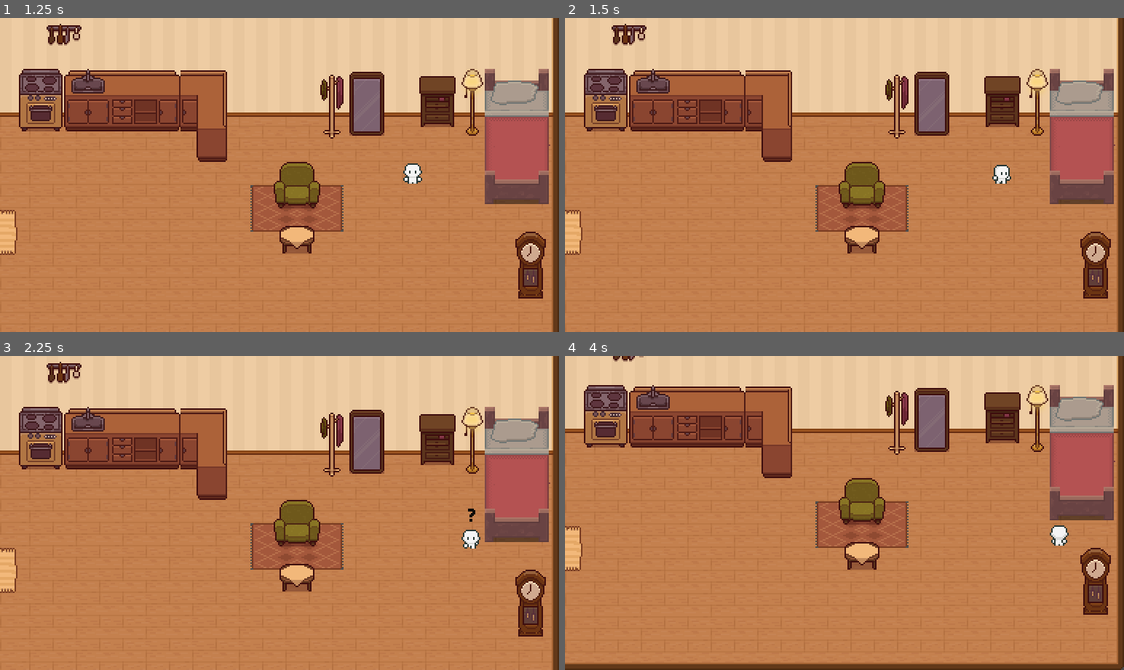
Above: before the commit, frames 1-4 (two rows, left to right).
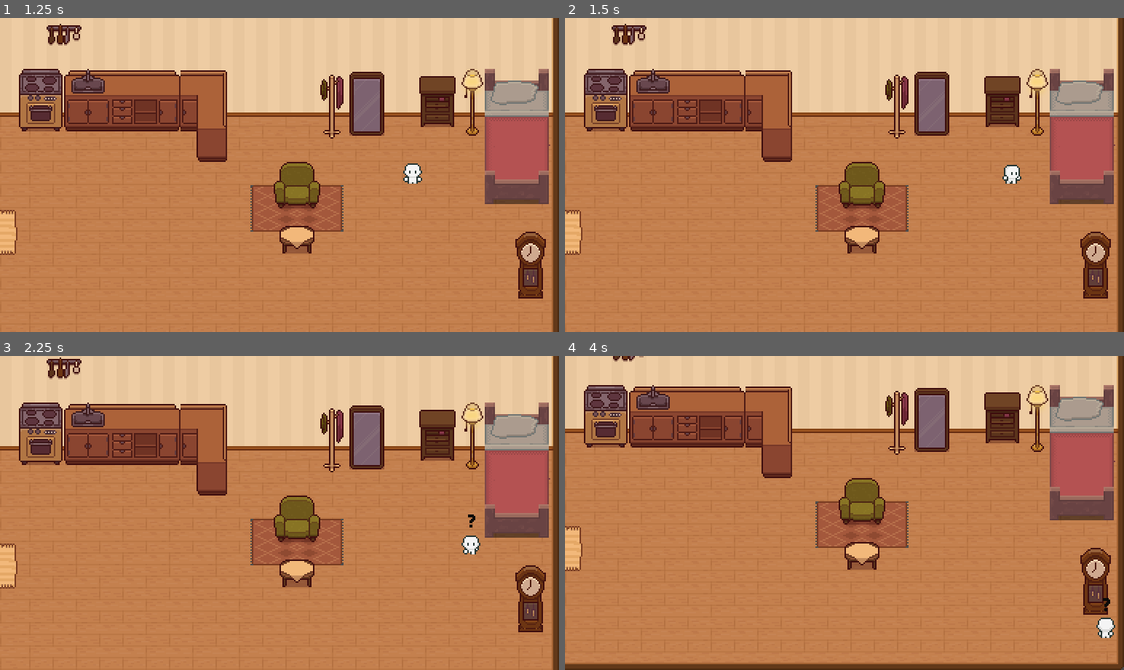
Above: after the commit, the same moments.

Repository: suin14/GameDemo
Game: Godot game, scene res://scenes/UI/title_menu.tscn
Same seed, same stepped clock (60 frames per second), same inputs: the game is played once before the commit and once after it.
Inputs (mouse positions are in pixels of both pictures, inside the frame that each line leads up to):
- Up to frame 1 (1.25 s): click "开始游戏" at 0.5 s
- Up to frame 2 (1.5 s): tap Enter at 1.25 s; move the mouse to (967, 159) at 1.27 s; hold D (move_right) from 1.28 s (still down); hold E (interact) from 1.28 s (still down)
- Up to frame 3 (2.25 s): move the mouse to (167, 528) at 2.02 s; release D (move_right) at 2.03 s; release E (interact) at 2.03 s; hold S (move_down) from 2.03 s (still down); tap E (interact) at 2.1 s
- Up to frame 4 (4 s): move the mouse to (900, 443) at 2.77 s; release S (move_down) at 2.78 s; hold D (move_right) 2.78-3.53 s; hold E (interact) 2.78-3.53 s; move the mouse to (816, 575) at 3.52 s; hold W (move_up) from 3.53 s (still down); tap E (interact) at 3.6 s

Frame 1 is identical in both runs. In frame 2, 0.3% of the frame differs, in the area x 76-82%, y 46-53%; in frame 3, 10%, in the area x 0-99%, y 0-90%; in frame 4, 0.4%.

Commit message:
Update player.tscn

Diff:
--- a/scenes/character/player.tscn
+++ b/scenes/character/player.tscn
@@ -197,6 +197,7 @@
 [node name="player" type="CharacterBody2D"]
 collision_layer = 2
 script = ExtResource("1_vbyy4")
+MOVE_SPEED = 140.0
 
 [node name="Sprite2D" type="Sprite2D" parent="."]
 position = Vector2(-1, -7)
@@ -232,5 +233,6 @@
 script = ExtResource("6_2y1k5")
 
 [node name="CanvasLayer" type="CanvasLayer" parent="."]
+visible = false
 
 [node name="PauseMenu" parent="CanvasLayer" instance=ExtResource("8_67h7w")]
